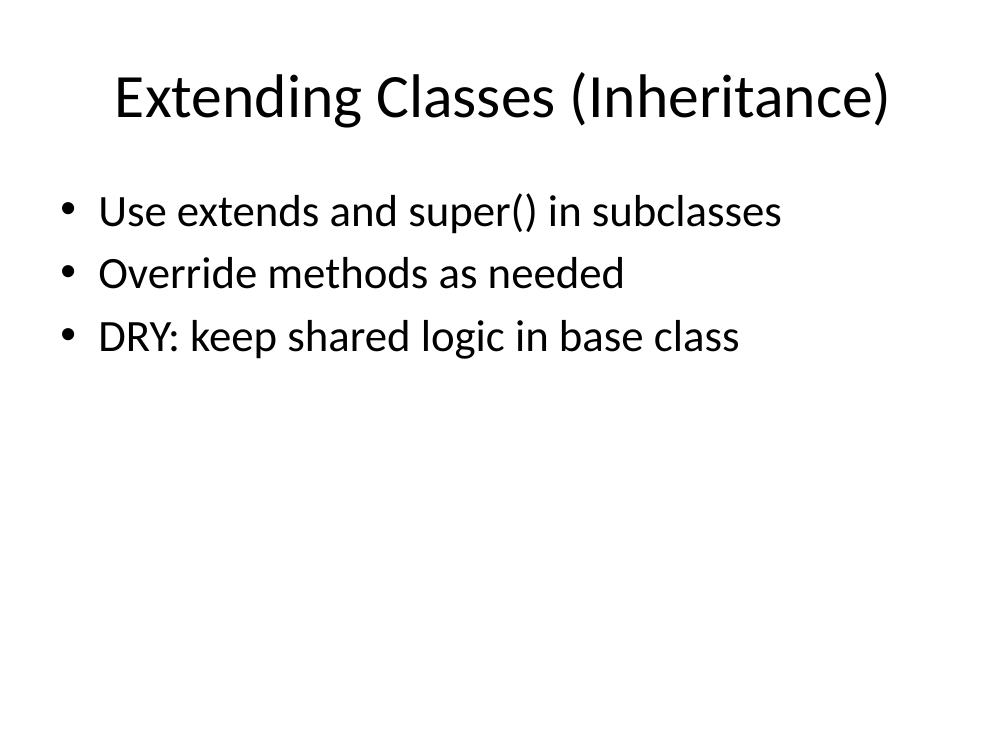
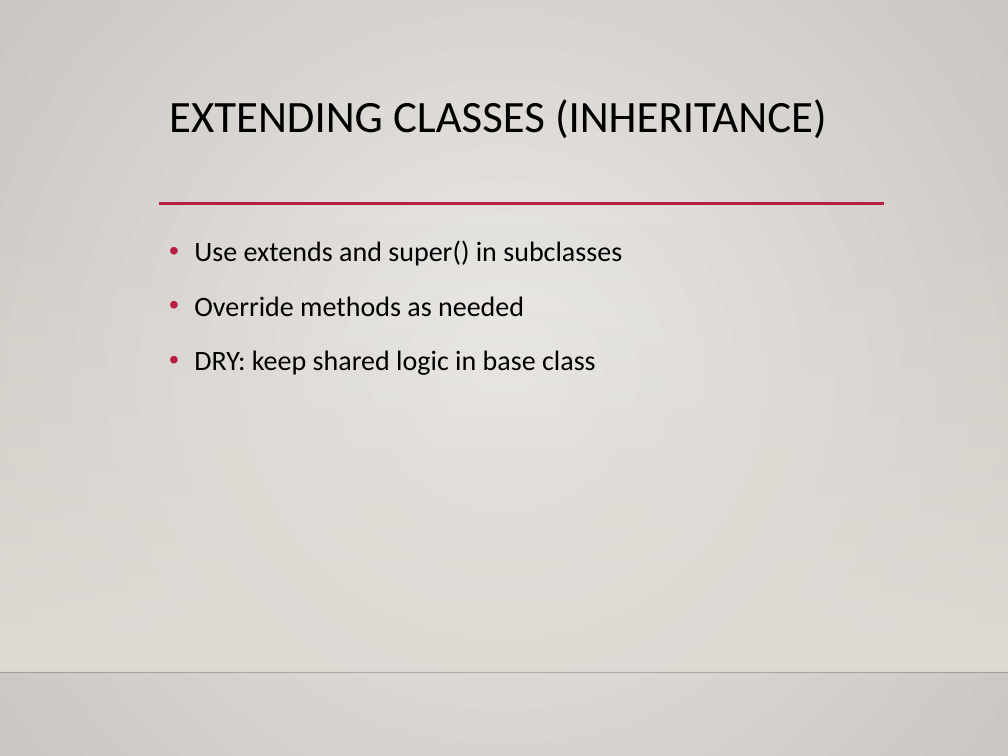
Before and after one commit to dtarvin/JavaScript-Class, a slide deck: slide 16 of slides for class/JS_Week4_Slides.pptx. Drawn at 1008x756 pixels with LibreOffice and Linux fonts; fonts in the diff are those of the drawing; background and template pictures are left out. Boxes give left, top, right and bottom in pixels: in the first picture for what was removed or moved away, otherwise in the second. Text is boxed around its words. In the diff, an @@ line names an element or a change of style, - is before the commit and + after.

Commit message:
formatting slides and editing slides

```diff
--- a/slides for class/JS_Week4_Slides.pptx
+++ b/slides for class/JS_Week4_Slides.pptx
@@ background #FFFFFF to gradient #ECEAE7 to #CAC7C1 @@
@@ title "EXTENDING CLASSES (INHERITANCE)" at box(169, 99, 827, 138): vertical alignment middle to top @@
@@ title at box(169, 99, 827, 138): text changed; size 44 to 32 pt @@
-Extending Classes (Inheritance)
+EXTENDING CLASSES (INHERITANCE)
@@ line added from (159, 204) to (884, 204), #B71E42 2.5 pt @@
@@ rectangle added at box(0, 222, 1008, 671), fill gradient #DFDBD5 @@
@@ text "Use extends and super() in ...": place and size @@
-text "Use extends and super() in ..." at box(98, 193, 782, 359)
+text "Use extends and super() in ..." at box(194, 240, 622, 375)
@@ text "Use extends and super() in ..." at box(194, 240, 622, 375): size 32 to 20 pt; indent changed; line spacing 1 to 1.2; more space between paragraphs @@
@@ line added from (0, 672) to (1008, 672), #000001 1 pt @@
```
Also in this commit, not shown: 18 other slides changed, 28 other files.
